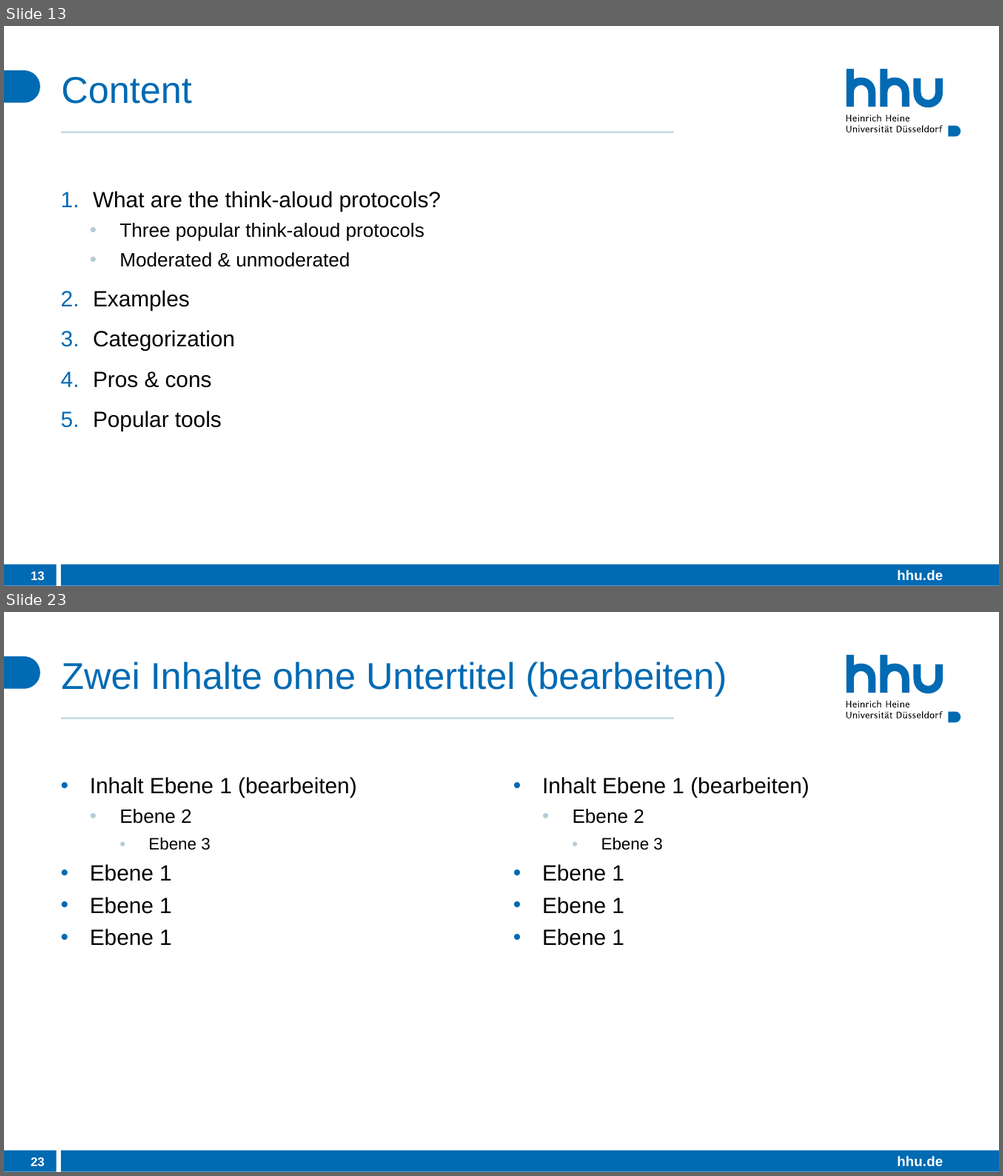
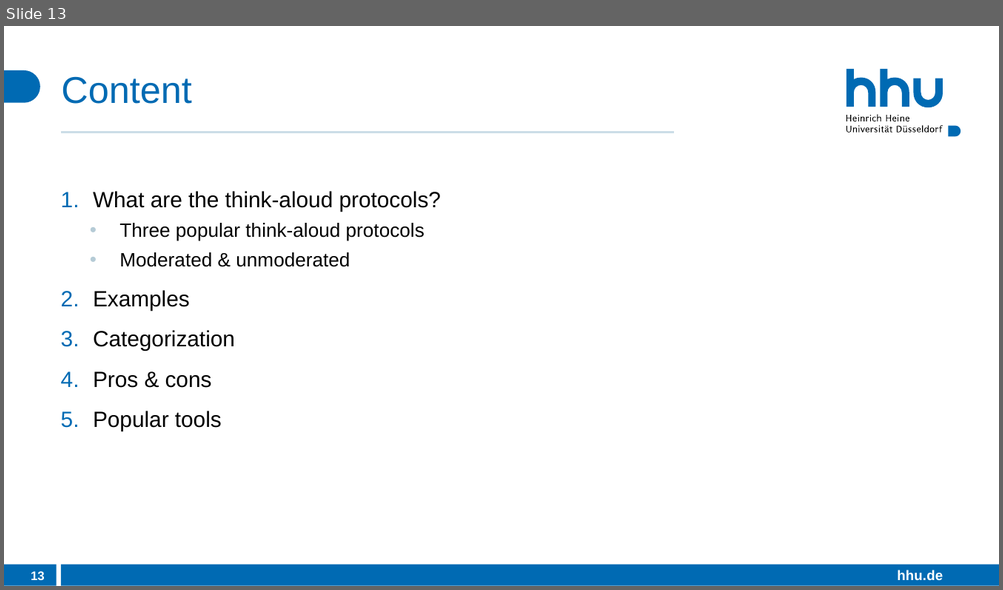
Before and after one commit to DerHyper/User-Experience-UX-Design-and-Management, a slide deck: Praesentation.pptx. Shown one above the other, each under a label of ours: slides 13 and 23 before the commit, slide 13 after it; the slides between them are not shown. The pictures are 1003x1176 and 1003x590 pixels, drawn with LibreOffice and Linux fonts; fonts in the diff are those of the drawing. Boxes give left, top, right and bottom in pixels: in the first picture for what was removed or moved away, otherwise in the second. Text is boxed around its words. In the diff, an @@ line names an element or a change of style, - is before the commit and + after.

```diff
--- a/Praesentation.pptx
+++ b/Praesentation.pptx
@@ slide 23 removed at bbox=[4, 612, 999, 1172], background #FFFFFF; not listed: 26 template elements that a slide beside it also shows @@
@@ title removed at bbox=[61, 662, 727, 696] @@
-Zwei Inhalte ohne Untertitel (bearbeiten)
@@ text removed at bbox=[90, 777, 357, 946] @@
-• Inhalt Ebene 1 (bearbeiten)
-  • Ebene 2
-    • Ebene 3
-• Ebene 1
-• Ebene 1
-• Ebene 1
@@ text removed at bbox=[542, 777, 809, 946] @@
-• Inhalt Ebene 1 (bearbeiten)
-  • Ebene 2
-    • Ebene 3
-• Ebene 1
-• Ebene 1
-• Ebene 1
@@ page number removed at bbox=[31, 1157, 45, 1166] @@
-23
```
Also in this commit, not shown: 2 slides changed, 3 slides added, 24 other slides removed.
